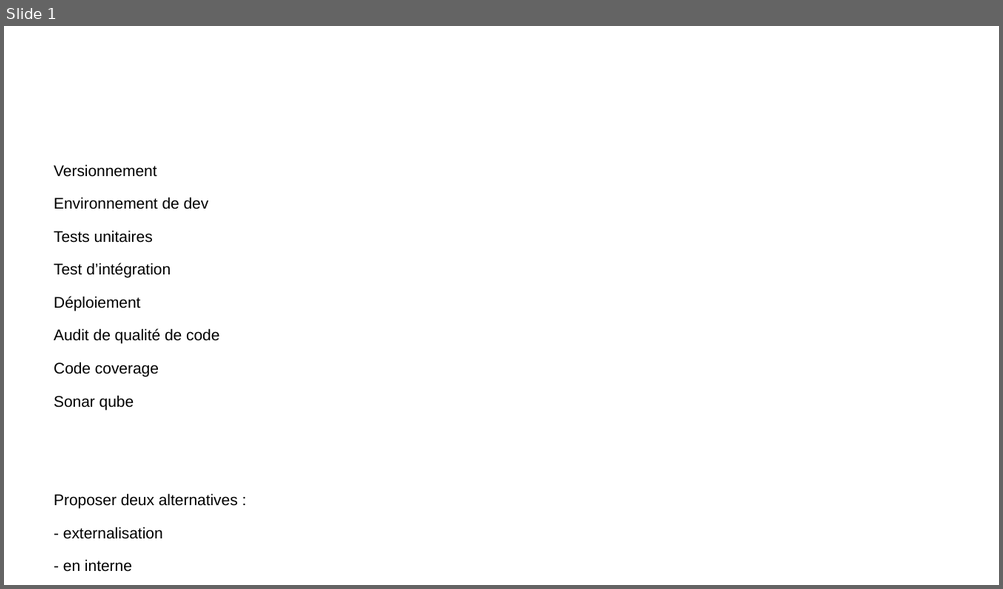
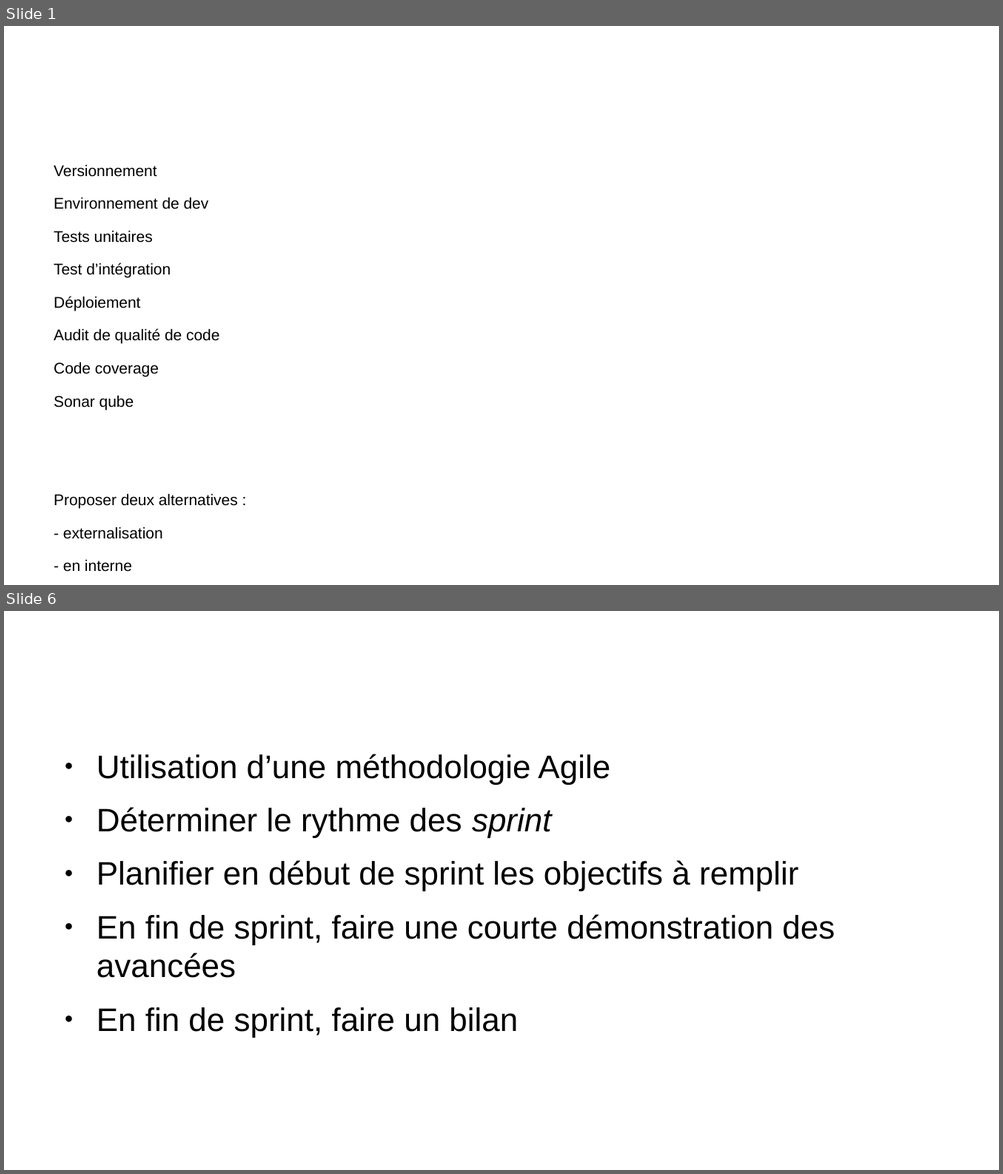
Before and after one commit to remipassmoilesel/ci-cd-plan, a slide deck: ci-cd-plan.odp. Shown one above the other, each under a label of ours: slide 1 before the commit, slides 1 and 6 after it; the slides between them are not shown. The pictures are 1003x589 and 1003x1174 pixels, drawn with LibreOffice and Linux fonts; fonts in the diff are those of the drawing; background and template pictures are left out. Boxes give left, top, right and bottom in pixels: in the first picture for what was removed or moved away, otherwise in the second. Text is boxed around its words. In the diff, an @@ line names an element or a change of style, - is before the commit and + after.

```diff
--- a/ci-cd-plan.odp
+++ b/ci-cd-plan.odp
@@ slide 6 added at [4,611,999,1170], background #FFFFFF @@
@@ title added at [54,632,747,725], 35.7 pt, text #FFFFFF @@
+Fonctionnement organique
@@ text added at [96,754,834,1037], 26 pt, text #000000 @@
+● Utilisation d’une méthodologie Agile
+● Déterminer le rythme des sprint
+● Planifier en début de sprint les objectifs à remplir
+● En fin de sprint, faire une courte démonstration des avancées
+● En fin de sprint, faire un bilan
```
Also in this commit, not shown: 6 slides changed, 8 other slides added.
